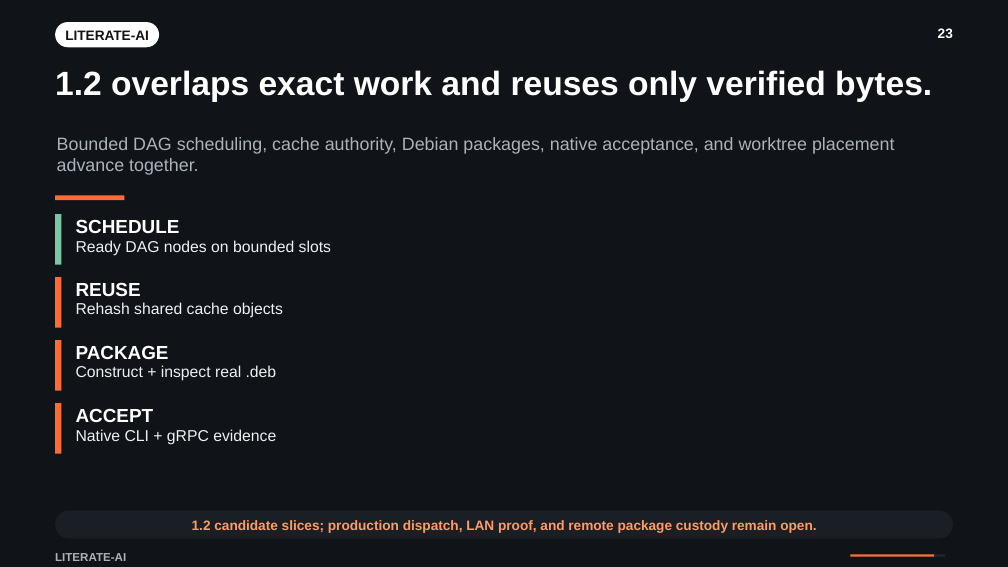
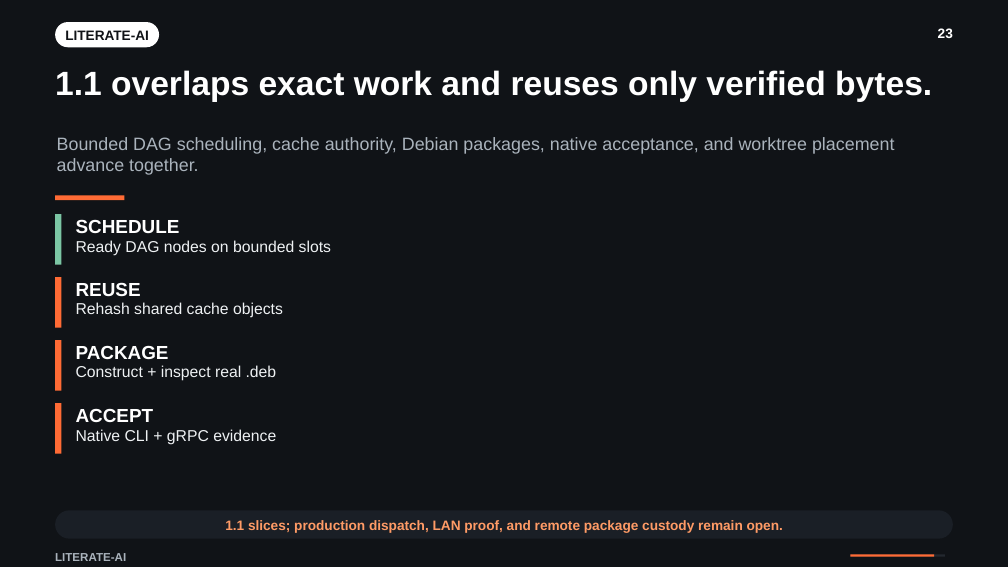
Before and after one commit to NVShawn/literate-ai, a slide deck: slide 23 of docs/presentations/literate-ai-manager-overview/literate-ai-manager-and-engineering-overview.pptx. Drawn at 1008x567 pixels with LibreOffice and Linux fonts; fonts in the diff are those of the drawing; background and template pictures are left out; a plain dark background stands for a picture behind light text. Boxes give left, top, right and bottom in pixels: in the first picture for what was removed or moved away, otherwise in the second. Text is boxed around its words. In the diff, an @@ line names an element or a change of style, - is before the commit and + after.

```diff
--- a/docs/presentations/literate-ai-manager-overview/literate-ai-manager-and-engineering-overview.pptx
+++ b/docs/presentations/literate-ai-manager-overview/literate-ai-manager-and-engineering-overview.pptx
@@ text at (55,70,932,102): text changed @@
-1.2 overlaps exact work and reuses only verified bytes.
+1.1 overlaps exact work and reuses only verified bytes.
@@ text at (225,520,783,533): text changed @@
-1.2 candidate slices; production dispatch, LAN proof, and remote package custody remain open.
+1.1 slices; production dispatch, LAN proof, and remote package custody remain open.
```
Also in this commit, not shown: 2 other slides changed, 8 other files.
